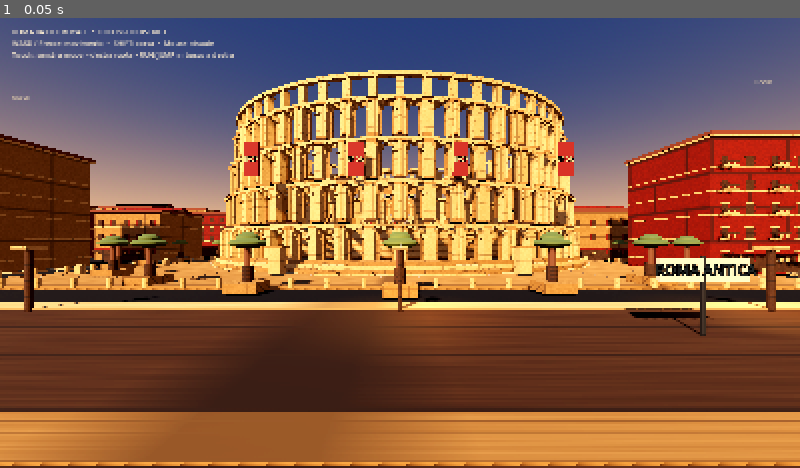
Above: before the commit, frame 1.
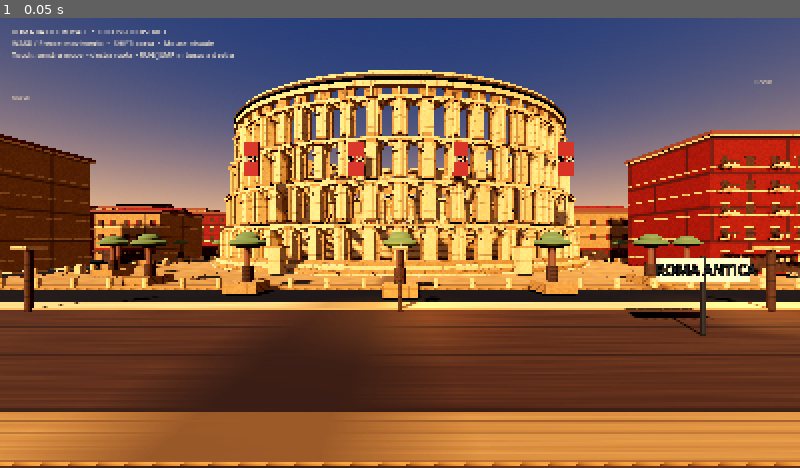
Above: after the commit, the same moment.

Repository: romabattleroyale/Roma-BRT
Game: Godot game, scene res://main.tscn
Two runs of this game, one before a commit and one after it. Both use one fixed random seed, a clock stepped at 60 frames per second and the inputs below.
Inputs:
- Up to frame 1 (0.05 s): no input

The runs differ from the first frame. In frame 1, 1.6% of the frame differs, in the area x 29-71%, y 12-54%.

Commit message:
Build a distinct Colosseum attic story with stone panels, small windows, sills and crowning cornice

Diff:
--- a/quality_lab/main.gd
+++ b/quality_lab/main.gd
@@ -274,6 +274,26 @@
 				voussoir.look_at(arc_pos + tangent_arch, Vector3.UP)
 				voussoir.rotate_object_local(Vector3(0, 0, 1), theta - PI * 0.5)
 		_elliptical_ring(col, rx + 0.35, rz + 0.35, 0.45, y + 4.65, trim)
+	# Upper attic course: solid travertine parapet with regularly spaced small openings.
+	# This is distinct from the four lower arcades and breaks the repetitive silhouette.
+	for i in range(SEGMENTS):
+		var a := TAU * float(i) / SEGMENTS
+		var tangent := Vector3(-sin(a), 0, cos(a))
+		var radial := Vector3(cos(a), 0, sin(a)).normalized()
+		var rx_attic := RX - 2.0
+		var rz_attic := RZ - 1.55
+		var center := Vector3(cos(a) * rx_attic, 22.0, sin(a) * rz_attic)
+		var attic_panel := _box(col, Vector3(0.55, 2.3, 2.15), center, stone)
+		attic_panel.look_at(center + tangent, Vector3.UP)
+		if i % 2 == 0:
+			var opening := _box(col, Vector3(0.10, 0.85, 0.62), center + radial * 0.31 + Vector3(0, 0.12, 0), shadow_stone)
+			opening.look_at(center + tangent, Vector3.UP)
+			var sill := _box(col, Vector3(0.18, 0.12, 0.82), center + radial * 0.36 + Vector3(0, -0.38, 0), trim)
+			sill.look_at(center + tangent, Vector3.UP)
+		var pilaster := _box(col, Vector3(0.68, 2.45, 0.20), center + radial * 0.34, trim)
+		pilaster.look_at(center + tangent, Vector3.UP)
+	_elliptical_ring(col, RX - 1.35, RZ - 1.0, 0.65, 23.25, trim, true)
+	_elliptical_ring(col, RX - 1.15, RZ - 0.8, 0.32, 24.0, shadow_stone, true)
 	# ceremonial SPQR standards and monumental approach stairs
 	var banner_mat := _mat(Color("#7e2524"))
 	var gold_mat := _mat(Color("#d7ad62"), 0.72, 0.08)
